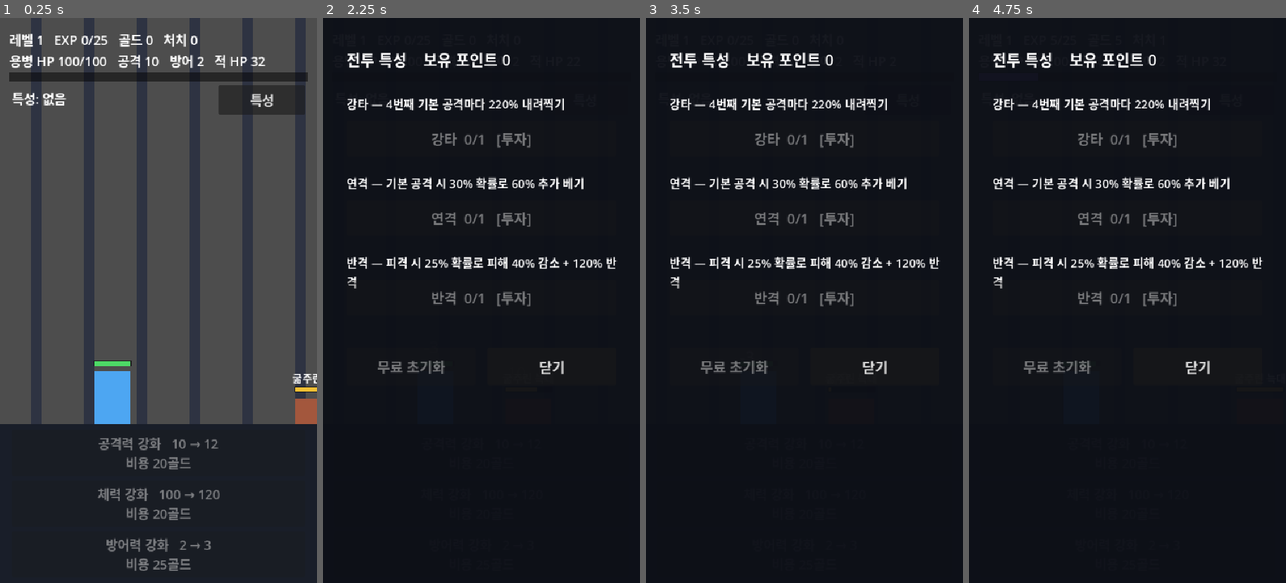
Above: before the commit, frames 1-4 (left to right).
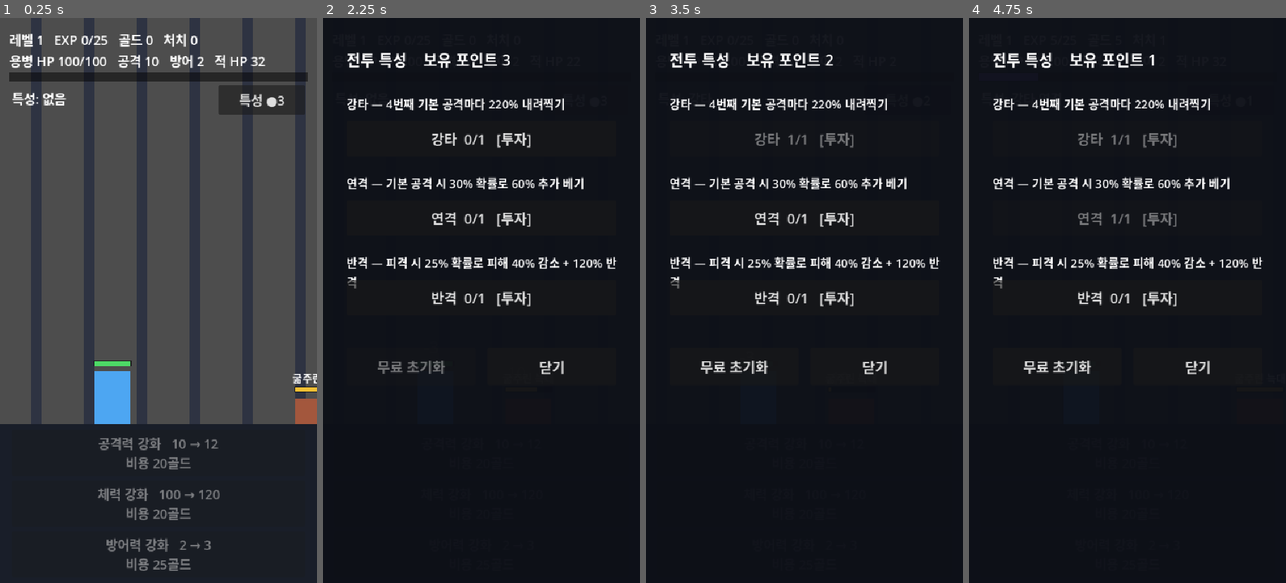
Above: after the commit, the same moments.

Repository: BN8624/unknown
Game: Godot game, scene res://Battle.tscn
Same seed, same stepped clock (60 frames per second), same inputs: the game is played once before the commit and once after it.
Inputs (mouse positions are in pixels of both pictures, inside the frame that each line leads up to):
- Up to frame 1 (0.25 s): no input
- Up to frame 2 (2.25 s): click "특성" (after the commit: "특성 ●3") at 0.5 s; click "닫기" at 1.25 s; click "특성" (after the commit: "특성 ●3") at 2 s
- Up to frame 3 (3.5 s): click (804, 136) at 2.75 s, where only the run after the commit has a clickable "강타 0/1 [투자]"
- Up to frame 4 (4.75 s): click "특성" (after the commit: "특성 ●2") at 3.5 s; click (1127, 215) at 4.25 s, where only the run after the commit has a clickable "연격 0/1 [투자]"

The runs differ from the first frame. In frame 1, 0.2% of the frame differs, in the area x 75-90%, y 13-16%; in frame 2, 0.9%, in the area x 7-66%, y 6-51%; in frame 3, 0.9%; in frame 4, 0.6%.

Commit message:
chore: 테스트용 시작 특성 포인트 재추가 + TASK_007 아이폰 확인 결과 반영
특성 테스트 편의를 위해 DEBUG_START_TRAIT_POINTS=3 복원(비검증 전용,
정식 빌드 전 제거 예정). 아이폰 확인 결과(반격·특성 차별화·고블린
무리감 만족)를 문서에 반영.

Co-Authored-By: Claude Opus 4.8 <noreply@anthropic.com>

Diff:
--- a/Battle.gd
+++ b/Battle.gd
@@ -56,6 +56,9 @@
 const COUNTER_MULT := 1.2     # 반격 피해 배율
 const COUNTER_REDUCE := 0.6   # 반격 발동 시 받는 피해 (×0.6 = 40% 감소)
 const COUNTER_EVERY := 3      # 적의 3번째 공격마다 확정 막기+반격 (결정적, TASK_007)
+
+# 임시(TEMP): 특성 테스트용으로 시작 시 특성 포인트 지급. 정식 빌드 전 제거.
+const DEBUG_START_TRAIT_POINTS := 3
 
 # ── 화면/배치 기준 ────────────────────────────────────────────────
 const SCREEN := Vector2(540, 960)
@@ -151,6 +154,10 @@
 	_spawn_enemy()
 	if verify_mode:
 		Engine.time_scale = 8.0  # 검증 시간 단축 (수치는 그대로, 시간만 가속)
+	# 임시(TEMP): 레벨 10 전이라도 특성을 바로 시험하도록 시작 포인트 지급
+	if not verify_mode and DEBUG_START_TRAIT_POINTS > 0:
+		trait_points += DEBUG_START_TRAIT_POINTS
+		_update_trait_ui()
 
 
 func _process(delta: float) -> void:
Not shown, changed: HANDOFF.md
Not shown, changed: checklist.md
Not shown, changed: context-notes.md
